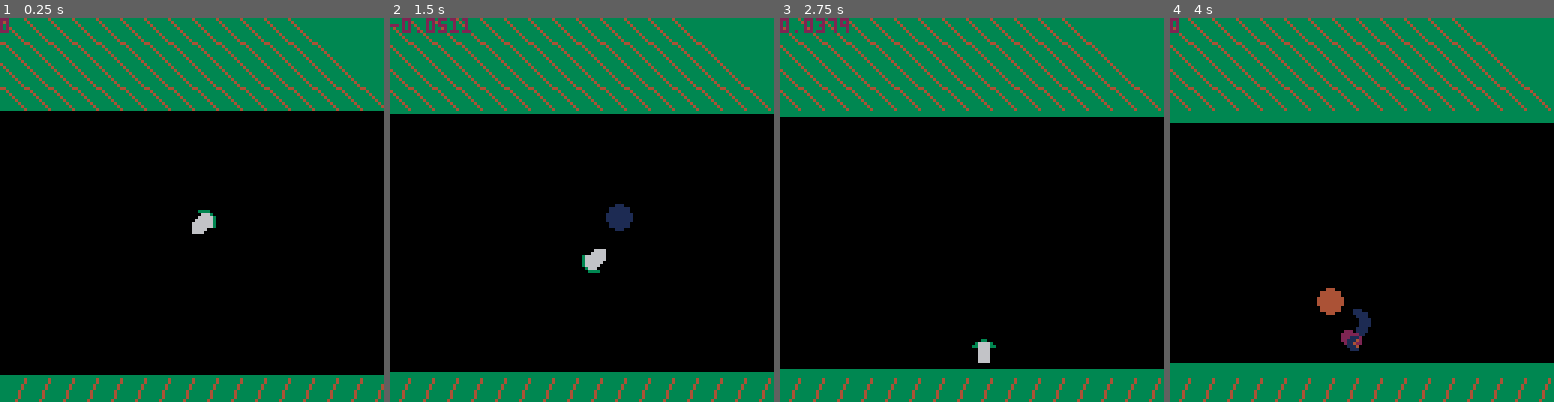
Above: before the commit, frames 1-4 (left to right).
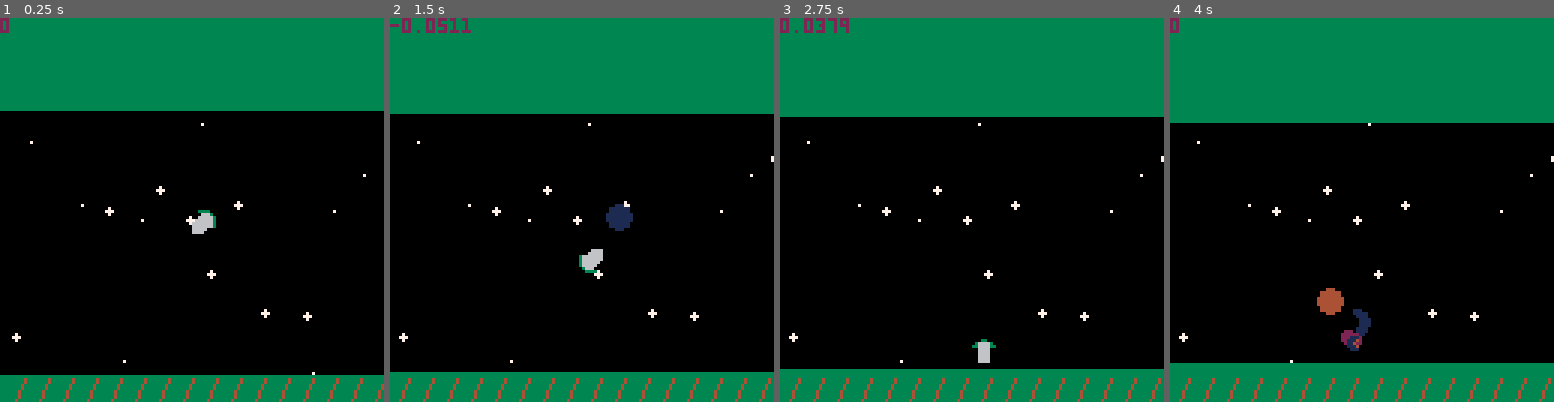
Above: after the commit, the same moments.

Repository: ural89/picorocketrun
Game: PICO-8 cartridge rotorocket.p8
Same seed, same stepped clock (60 frames per second), same inputs: the game is played once before the commit and once after it.
Inputs:
- Up to frame 1 (0.25 s): no input
- Up to frame 2 (1.5 s): tap X (X key) at 0.33, 1.07 s
- Up to frame 3 (2.75 s): hold Right 1.6-2.1 s; tap X (X key) at 1.85 s; hold Up 2.15-2.42 s; hold Right from 2.47 s (still down)
- Up to frame 4 (4 s): tap X (X key) at 2.97 s; release Right at 3.03 s; hold Left 3.08-3.58 s; hold Down 3.63-3.97 s

The runs differ from the first frame. In frame 1, 3.2% of the frame differs, in the area x 0-100%, y 0-93%; in frame 2, 3.2%, in the area x 0-100%, y 0-90%; in frame 3, 3.1%; in frame 4, 3.2%.

Commit message:
level up mechanics

Diff:
--- a/rotorocket.p8
+++ b/rotorocket.p8
@@ -11,3 +11,9 @@
 66666660666666630066660036666666066666663666660033666633006666630000000000000000008800000088008800890088008999880000000800000008
 00000330666660000066660000066666033000000366600003666630000666300000000000000000000000000080000000800008888090088800000888000008
 00000300666600000066660000006666003000000033330000033000003333000000000000000000000000000080000088800008888800088888000888000008
+00000000000000000000000000000000000000000000000000000000000000000000000000000000000000000000000000000000000000000000000000000000
+00000000000000000000000000000000000000000000000000000000000000000000000000000000000000000000000000000000000000000000000000000000
+00000000000700000000700000000000000000000000000000000000000000000000000000000000000000000000000000000000000000000000000000000000
+00070000007770000007770000000000000000000000000000000000000000000000000000000000000000000000000000000000000000000000000000000000
+00000000000700000007770000000000000000000000000000000000000000000000000000000000000000000000000000000000000000000000000000000000
+00000000000000000000700000000000000000000000000000000000000000000000000000000000000000000000000000000000000000000000000000000000
--- a/source.lua
+++ b/source.lua
@@ -3,12 +3,17 @@
 dt = 0
 isFirePressed = false
 last_time = t()
+--camera
 camera_x = 0
 camera_y = 0
 camera_shake_amount = 0
 camera_shake_time_passed = 0
+
+--game rules
+walls_passed = 0
 checkpoint_x = 64
 
+--environment
 ceil_pos_y = 30
 ground_pos_y = 120
 ground_close_speed = 1
@@ -25,7 +30,8 @@
 
 stars = {}
 
-lines = {}
+ground_lines = {}
+ceil_lines = {}
 
 bonus_texts = {}
 
@@ -172,6 +178,9 @@
         end
         if not isFirePressed then
             self.ship_rotation += dt * self.ship_rotation_speed
+            if self.ship_rotation > 9 then
+                self.ship_rotation = 1
+            end
             self.particleReleaseTime = 0
             self.dx *= (1 - self.friction)
             self.dy *= (1 - self.friction)
@@ -179,14 +188,16 @@
             --if pressed
             self.particleReleaseTime += dt
             if self.particleReleaseTime > 0.01 then
+                local rot = (flr(self.ship_rotation) - 1) % 8 + 1 -- Ensures valid lookup index
                 particle:new(
-                    self.x + cos_look_up[flr(self.ship_rotation)] * -8 + 4,
-                    self.y + sin_look_up[flr(self.ship_rotation)] * 4 + 4,
+                    self.x + cos_look_up[rot] * -8 + 4,
+                    self.y + sin_look_up[rot] * 4 + 4,
                     ship.dx,
                     ship.dy,
-                    flr(self.ship_rotation),
+                    rot,
                     1
                 )
+
             end
             self.dx += cos_look_up[flr(self.ship_rotation)]
                     * dt * self.acceleration
@@ -196,9 +207,6 @@
             self.particleReleaseTime = 0
         end
 
-        if self.ship_rotation > 9 then
-            self.ship_rotation = 1
-        end
         self.dy -= self.gravity * dt
         self.dx = mid(-self.max_speed, self.dx, self.max_speed)
         self.dy = mid(-self.max_speed, self.dy, self.max_speed)
@@ -256,8 +264,8 @@
             x2 = i * 8,
             y2 = ground_pos_y
         }
-        add(lines, _lineground)
-        add(lines, _line)
+        add(ground_lines, _lineground)
+        add(ceil_lines, _line)
     end
 end
 
@@ -275,10 +283,8 @@
 end
 
 function update_camera()
-    local lerp_factor = 1
-    --0.5
+    local lerp_factor = 0.9
     camera_x += (ship.x - 64 - camera_x) * lerp_factor
-    -- camera_y += (ship.y - 64 - camera_y) * lerp_factor
     local duration = 0.2
     if camera_shake_time_passed < duration then
         camera_shake_time_passed += dt
@@ -290,10 +296,23 @@
 end
 
 function on_level_up()
-    ground_close_speed += 1
-    ship.max_speed += 0.1
-    ship.ship_rotation_speed += 1
-    ship.acceleration += 1
+    local max_speed = ship.max_speed
+    local acceleration = ship.acceleration
+    local gravity = ship.gravity
+    local ship_rotation_speed = ship.ship_rotation_speed
+    local ground_close_speed = ground_close_speed
+
+    ground_close_speed += 0.1
+    max_speed += 0.1
+    gravity -= 0.05
+    ship_rotation_speed += 0.1
+    acceleration += 0.5
+
+    ground_close_speed = min(10, ground_close_speed)
+    ship.max_speed = min(2, max_speed)
+    ship.ship_rotation_speed = min(7, ship_rotation_speed)
+    ship.gravity = max(-1, gravity)
+    ship.acceleration = min(5, acceleration)
 end
 
 function _update()
@@ -304,7 +323,7 @@
     ship.update(ship, dt)
     isFirePressed = btn(5)
     if camera_x > checkpoint_x then
-        checkpoint_x += 128
+        checkpoint_x += 64
         create_blocks()
     end
     foreach(particles, function(p) p:update() end)
@@ -330,7 +349,7 @@
 
 function draw_lines()
     foreach(
-        lines, function(_line)
+        ground_lines, function(_line)
             line(_line.x1 - camera_x - 32, _line.y1 - camera_y, _line.x2 - camera_x, _line.y2 - camera_y, 4)
             if _line.x1 - camera_x < 0 then
                 _line.x1 += 128
@@ -358,14 +377,22 @@
 end
 
 function on_hit_new_wall()
+    walls_passed += 1
     has_hit = false
     foreach(
         blocks, function(block)
             block:on_hit_with_ship()
         end
     )
+    local push_back_walls_amount = 2
+    ceil_pos_y -= push_back_walls_amount
+    ground_pos_y += push_back_walls_amount
     start_camera_shake(ship.dx)
     ship.dx = ship.dx / 2
+
+    if walls_passed % 1 == 0 then
+        on_level_up()
+    end
 end
 
 function draw_background_starts()
